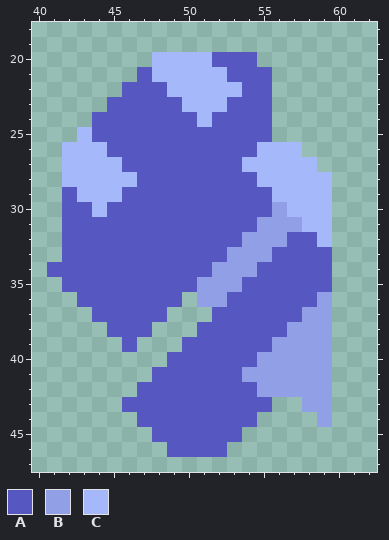
One commit to this pixel-art sprite: sprites/blocks/turrets/turret-a-2-side-l.png. Above: the version before the commit.
The file is 64x64 pixels. Shown: x 40..62, y 18..47. The old version is drawn lined up with the new one.
Palette (. is transparent): A #5657c1  B #919fe6  C #a5b8fa
Pixels before, first column x 41:
20 .......CCCCAAA.....
21 ......ACCCCCAAA....
22 .....AAACCCCCAA....
23 ....AAAAACCCAAA....
24 ...AAAAAAACAAAA....
25 ..CAAAAAAAAAAAA....
26 .CCCAAAAAAAAAACCC..
27 .CCCCAAAAAAAACCCCC.
28 .CCCCCAAAAAAAACCCCC
29 .ACCCAAAAAAAAAACCCC
30 .AACAAAAAAAAAAABCCC
31 .AAAAAAAAAAAAABBBCC
32 .AAAAAAAAAAAABBBAAC
33 .AAAAAAAAAAABBBAAAA
34 AAAAAAAAAAABBBAAAAA
35 .AAAAAAAAABBBAAAAAA
36 ..AAAAAAA.BBAAAAAAB
37 ...AAAAA...AAAAAABB
38 ....AAA...AAAAAABBB
39 .....A...AAAAAABBBB
40 ........AAAAAABBBBB
41 .......AAAAAABBBBBB
42 ......AAAAAAAABBBBB
43 .....AAAAAAAAAA..BB
44 ......AAAAAAAA....B
45 .......AAAAAA......
46 ........AAAA.......
The result:
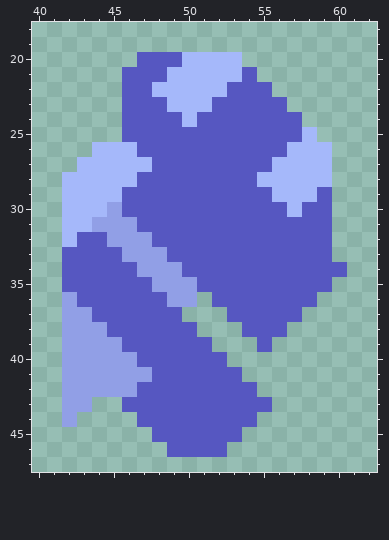
From old to new:
whole drawing moved by +38,+0 (the old picture is shown already moved)
y 20: x 47..49 .CC -> AAA; x 52..54 AAA -> CC.
y 21: x 46 . -> A; x 48 C -> A; x 53 A -> C; x 55 A -> .
y 22: x 48 A -> C; x 53 C -> A
y 23: x 45 A -> .; x 49 A -> C; x 52 C -> A; x 56 . -> A
y 24: x 44..45 AA -> ..; x 50..51 AC -> CA; x 56..57 .. -> AA
y 25: x 43..45 CAA -> ...; x 56..58 ... -> AAC
y 26: x 42..43 CC -> ..; x 45..46 AA -> CC; x 55..56 CC -> AA; x 58..59 .. -> CC
y 27: x 42 C -> .; x 46..47 AA -> CC; x 54..55 CC -> AA; x 59 . -> C
y 29: x 42 A -> C; x 59 C -> A
y 30: x 42..43 AA -> CC; x 45 A -> B; x 56 B -> A; x 58..59 CC -> AA
y 31: x 42..46 AAAAA -> CCBBB; x 55..59 BBBCC -> AAAAA
y 32: x 42 A -> C; x 45..47 AAA -> BBB; x 54..56 BBB -> AAA; x 59 C -> A
y 33: x 46..48 AAA -> BBB; x 53..55 BBB -> AAA
y 34: x 41 A -> .; x 47..49 AAA -> BBB; x 52..54 BBB -> AAA; x 60 . -> A
y 35: x 48..53 AAABBB -> BBBAAA
y 36: x 42 . -> B; x 49..52 A.BB -> BB.A; x 59 B -> .
y 37: x 42..43 .. -> BB; x 49 . -> A; x 52 A -> .; x 58..59 BB -> ..
y 38: x 42..44 ... -> BBB; x 48..53 ...AAA -> AAA...; x 57..59 BBB -> ...
y 39: x 42..45 .... -> BBBB; x 47..49 ... -> AAA; x 52..54 AAA -> ...; x 56..59 BBBB -> ....
y 40: x 42..48 ....... -> BBBBBAA; x 53..59 AABBBBB -> .......
y 41: x 42..47 ...... -> BBBBBB; x 54..59 BBBBBB -> ......
y 42: x 42..46 ..... -> BBBBB; x 55..59 BBBBB -> .....
y 43: x 42..43 .. -> BB; x 58..59 BB -> ..
y 44: x 42 . -> B; x 59 B -> .
Changed places in both pictures, as pixel boxes (x1, y1, x2, y2):
changed: (47, 52, 347, 427)
